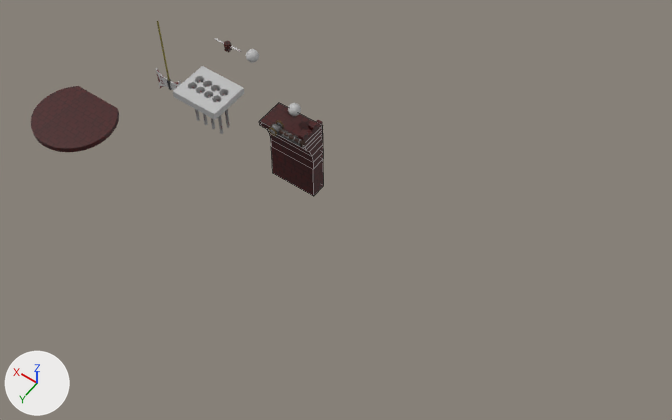
An edit to the Blender file modelspablo/obstacles.blend, drawn before and after from the same camera.
Rendered twice from a 50 mm camera at (-147.0, 171.0, 244.0) aimed at (-25.0, 1.0, -24.0). The axes (+X, +Y, +Z) are drawn at lower left. The lights are the same throughout. Mesh edges are drawn as thin lines on the coarser meshes.
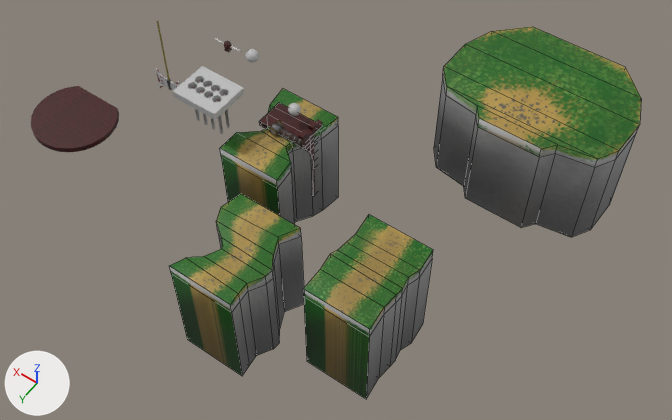
Changed parts and their boxes [x1, y1, x2, y2] in the pictures (672 x 420 px):
'Cube.010', added
    after: [434, 27, 641, 237]
'Cube.007', added
    after: [303, 214, 433, 399]
'Cube.008', added
    after: [169, 194, 304, 376]
'Cube.009', added
    after: [220, 89, 338, 224]
'Cube.004', unchanged, covered by the edit
    before: [267, 129, 324, 196]
    after: [302, 139, 315, 196]

What changed in the scene script:
```text
Add img_tierra1_png:
    img_tierra1_png = load_image('tierra1.png', '../Assets/Materials/Textures/tierra1.png', 1248, 1254, 'sRGB')
Add img_tierra2_png:
    img_tierra2_png = load_image('tierra2.png', '../Assets/Materials/Textures/tierra2.png', 1294, 1294, 'sRGB')
Add img_tierra3_png:
    img_tierra3_png = load_image('tierra3.png', '../Assets/Materials/Textures/tierra3.png', 1286, 1283, 'sRGB')
Add img_terraini_png:
    img_terraini_png = load_image('terraini.png', '../Assets/Materials/Textures/terraini.png', 1400, 1402, 'sRGB')
Add mat_tierra1_png:
    mat_tierra1_png = principled_material('tierra1.png')
    mat_tierra1_png.texture = img_tierra1_png
Add mat_tierra2_png:
    mat_tierra2_png = principled_material('tierra2.png')
    mat_tierra2_png.texture = img_tierra2_png
Add mat_tierra3_png:
    mat_tierra3_png = principled_material('tierra3.png')
    mat_tierra3_png.texture = img_tierra3_png
Add mat_terraini_png:
    mat_terraini_png = principled_material('terraini.png')
    mat_terraini_png.texture = img_terraini_png
Add me_cube_006:
    me_cube_006.from_pydata(...)  # 42 vertices, 40 faces; spans x -1.4..1.4, y -1.0..1.0, z -19.0..1.0
    me_cube_006.polygons.foreach_set('use_smooth', [True] * 40)
    me_cube_006.materials.append(mat_tierra1_png)  # picture img_tierra1_png
Add me_cube_008:
    me_cube_008.from_pydata(...)  # 48 vertices, 46 faces; spans x -1.4..1.6, y -1.1..0.9, z -19.0..1.0
    me_cube_008.polygons.foreach_set('use_smooth', [True] * 46)
    me_cube_008.materials.append(mat_tierra2_png)  # picture img_tierra2_png
Add me_cube_009:
    me_cube_009.from_pydata(...)  # 42 vertices, 40 faces; spans x -1.3..1.3, y -1.0..1.0, z -19.0..1.0
    me_cube_009.polygons.foreach_set('use_smooth', [True] * 40)
    me_cube_009.materials.append(mat_tierra3_png)  # picture img_tierra3_png
Add me_cube_010:
    me_cube_010.from_pydata(...)  # 42 vertices, 40 faces; spans x -3.7..3.7, y -1.8..1.2, z -19.0..1.0
    me_cube_010.polygons.foreach_set('use_smooth', [True] * 40)
    me_cube_010.materials.append(mat_terraini_png)  # picture img_terraini_png
Add ob_cube_007:
    ob_cube_007 = bpy.data.objects.new('Cube.007', me_cube_006)
    ob_cube_007.location = (-58.4, 29.4, -1.8)
    ob_cube_007.scale = (9.84, 18.1, 2.3)
Add ob_cube_008:
    ob_cube_008 = bpy.data.objects.new('Cube.008', me_cube_008)
    ob_cube_008.location = (-20.1, 48.7, -1.8)
    ob_cube_008.scale = (9.84, 18.1, 2.3)
Add ob_cube_009:
    ob_cube_009 = bpy.data.objects.new('Cube.009', me_cube_009)
    ob_cube_009.location = (0.2, -0.4, -1.8)
    ob_cube_009.scale = (9.84, 18.1, 2.3)
Add ob_cube_010:
    ob_cube_010 = bpy.data.objects.new('Cube.010', me_cube_010)
    ob_cube_010.location = (-65.8, -69.7, -1.8)
    ob_cube_010.scale = (9.84, 18.1, 2.3)
```
